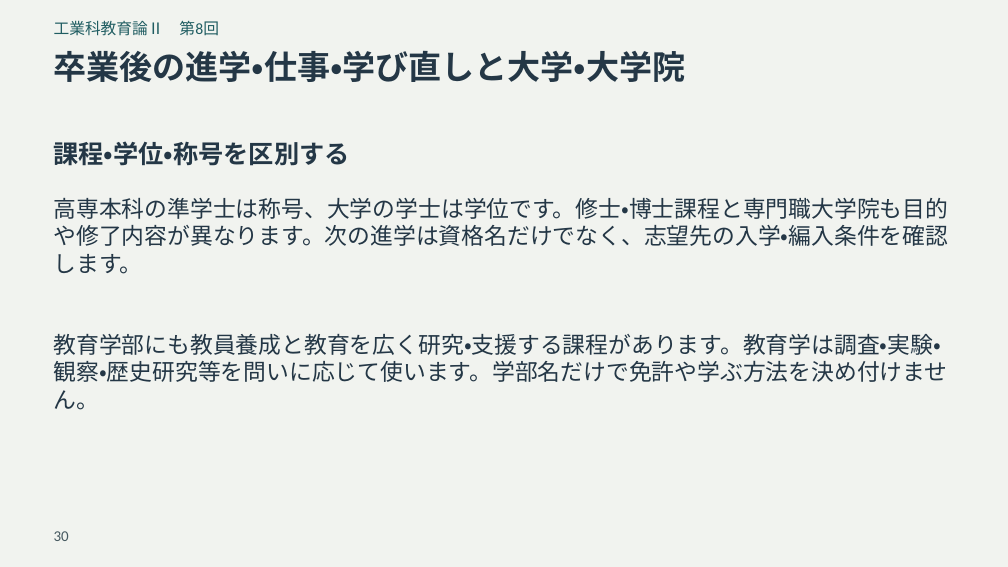
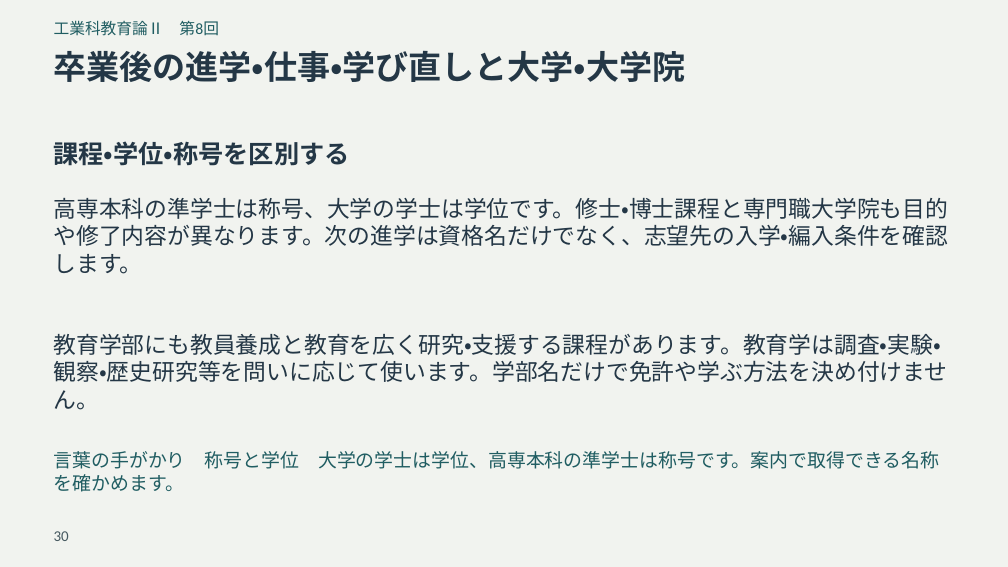
Before and after one commit to zooc-14calbp/industrial-education-ii, a slide deck: slide 30 of reorganized/20261105/expanded/slides.pptx. Drawn at 1008x567 pixels with LibreOffice and Linux fonts; fonts in the diff are those of the drawing. Boxes give left, top, right and bottom in pixels: in the first picture for what was removed or moved away, otherwise in the second. Text is boxed around its words. In the diff, an @@ line names an element or a change of style, - is before the commit and + after.

```diff
--- a/reorganized/20261105/expanded/slides.pptx
+++ b/reorganized/20261105/expanded/slides.pptx
@@ text added at (x1=54, y1=451, x2=939, y2=469), 18 pt, text #205D62 @@
+言葉の手がかり 称号と学位 大学の学士は学位、高専本科の準学士は称号です。案内で取得できる名称を確かめます。
```
Also in this commit, not shown: 15 other slides changed, 30 other files.
